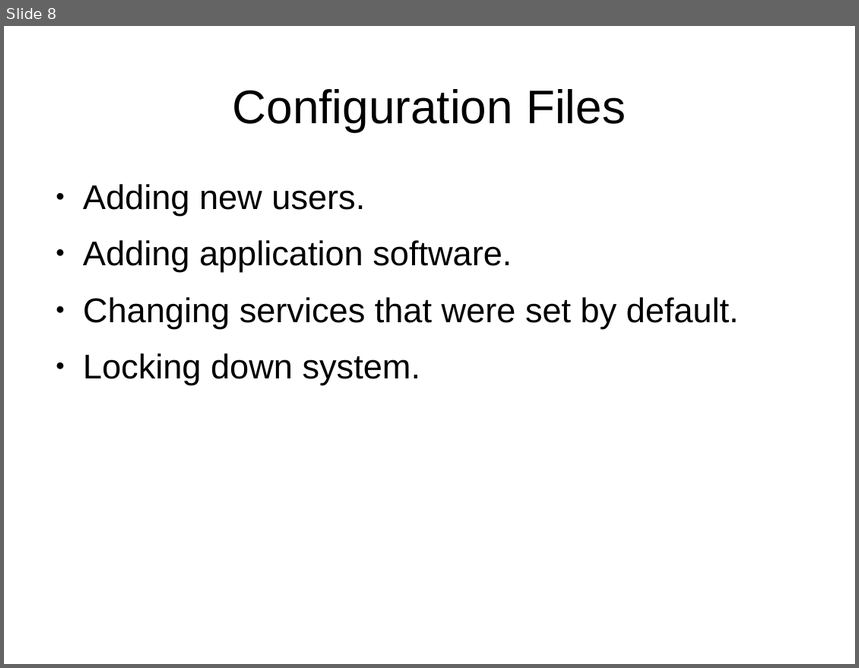
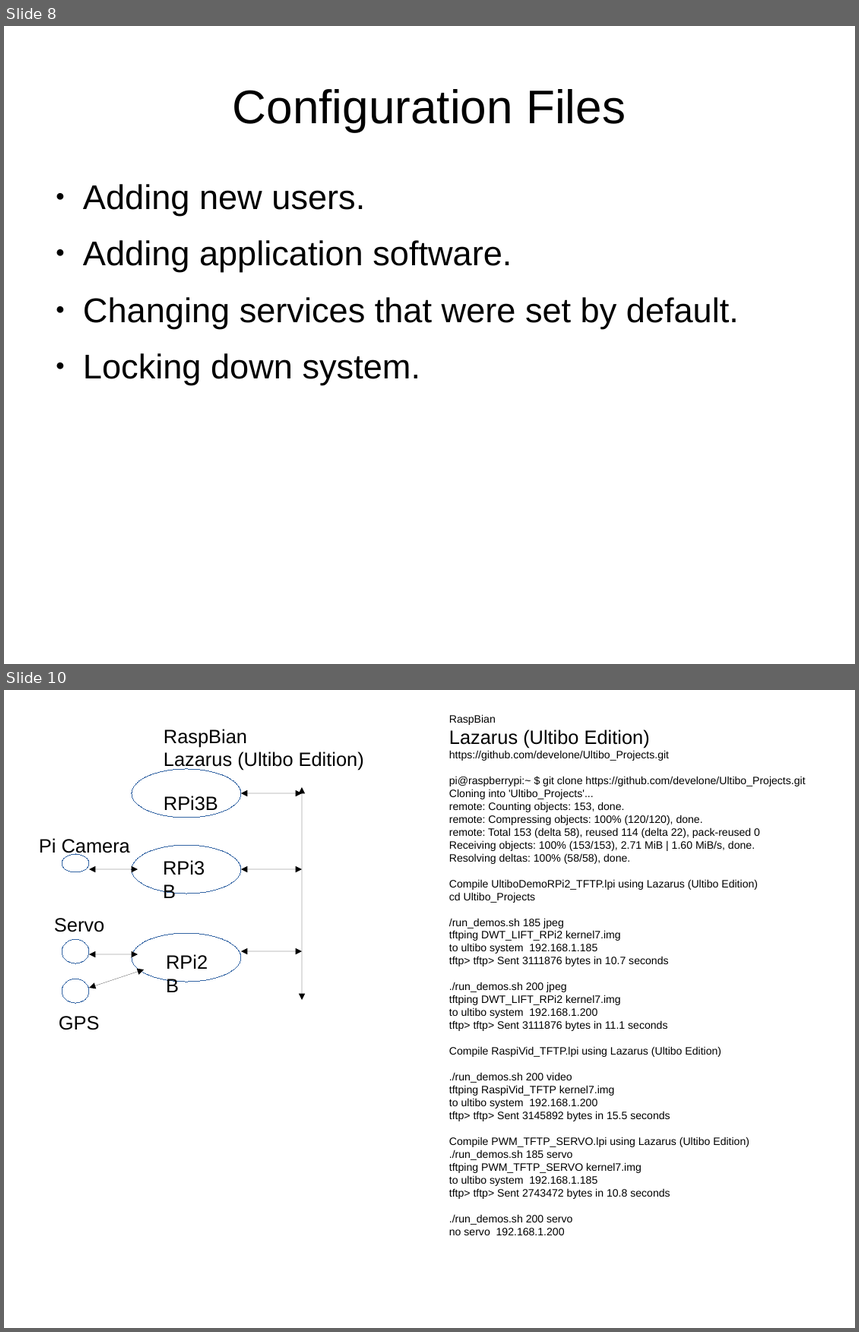
Before and after one commit to develone/raspbian-pi-gen, a slide deck: design.odp. Shown one above the other, each under a label of ours: slide 8 before the commit, slides 8 and 10 after it; the slides between them are not shown. The pictures are 859x668 and 859x1332 pixels, drawn with LibreOffice and Linux fonts; fonts in the diff are those of the drawing. Boxes give left, top, right and bottom in pixels: in the first picture for what was removed or moved away, otherwise in the second. Text is boxed around its words. In the diff, an @@ line names an element or a change of style, - is before the commit and + after.

Commit message:
This version built in preparation of new RPi3B+ This is using the latest version of Core 03/19/18 from ultibohub.

```diff
--- a/design.odp
+++ b/design.odp
@@ slide 10 added at (x1=4, y1=690, x2=855, y2=1328), background #FFFFFF @@
@@ text added at (x1=164, y1=729, x2=364, y2=771), 18 pt, text #000000 @@
+RaspBian
+Lazarus (Ultibo Edition)
@@ text added at (x1=449, y1=714, x2=805, y2=1236), 10 pt, text #000000 @@
+RaspBian
+Lazarus (Ultibo Edition)
+https://github.com/develone/Ultibo_Projects.git
+pi@raspberrypi:~ $ git clone https://github.com/develone/Ultibo_Projects.git
+Cloning into 'Ultibo_Projects'...
+remote: Counting objects: 153, done.
+remote: Compressing objects: 100% (120/120), done.
+remote: Total 153 (delta 58), reused 114 (delta 22), pack-reused 0
+Receiving objects: 100% (153/153), 2.71 MiB | 1.60 MiB/s, done.
+Resolving deltas: 100% (58/58), done.
+Compile UltiboDemoRPi2_TFTP.lpi using Lazarus (Ultibo Edition)
+cd Ultibo_Projects
+/run_demos.sh 185 jpeg
+tftping DWT_LIFT_RPi2 kernel7.img
+to ultibo system 192.168.1.185
+tftp> tftp> Sent 3111876 bytes in 10.7 seconds
+./run_demos.sh 200 jpeg
+tftping DWT_LIFT_RPi2 kernel7.img
+to ultibo system 192.168.1.200
+tftp> tftp> Sent 3111876 bytes in 11.1 seconds
+Compile RaspiVid_TFTP.lpi using Lazarus (Ultibo Edition)
+./run_demos.sh 200 video
+tftping RaspiVid_TFTP kernel7.img
+to ultibo system 192.168.1.200
+tftp> tftp> Sent 3145892 bytes in 15.5 seconds
+Compile PWM_TFTP_SERVO.lpi using Lazarus (Ultibo Edition)
+./run_demos.sh 185 servo
+tftping PWM_TFTP_SERVO kernel7.img
+to ultibo system 192.168.1.185
+tftp> tftp> Sent 2743472 bytes in 10.8 seconds
+./run_demos.sh 200 servo
+no servo 192.168.1.200
@@ ellipse added at (x1=132, y1=769, x2=241, y2=818), fill #FFFFFF, outline #3465A4 0 pt @@
@@ text added at (x1=164, y1=796, x2=218, y2=814), 18 pt, text #000000 @@
+RPi3B
@@ double arrow added from (241, 793) to (302, 793), #000000 0 pt @@
@@ double arrow added from (302, 787) to (302, 1001), #000000 0 pt @@
@@ text added at (x1=39, y1=838, x2=130, y2=856), 18 pt, text #000000 @@
+Pi Camera
@@ ellipse added at (x1=132, y1=845, x2=241, y2=894), fill #FFFFFF, outline #3465A4 0 pt @@
@@ ellipse added at (x1=62, y1=854, x2=89, y2=873), fill #FFFFFF, outline #3465A4 0 pt @@
@@ double arrow added from (89, 869) to (138, 869), #000000 0 pt @@
@@ text added at (x1=155, y1=852, x2=225, y2=904), 18 pt, text #000000 @@
+RPi3B
@@ double arrow added from (241, 869) to (302, 869), #000000 0 pt @@
@@ text added at (x1=54, y1=918, x2=104, y2=932), 18 pt, text #000000 @@
+Servo
@@ ellipse added at (x1=62, y1=939, x2=89, y2=964), fill #FFFFFF, outline #3465A4 0 pt @@
@@ ellipse added at (x1=132, y1=933, x2=241, y2=982), fill #FFFFFF, outline #3465A4 0 pt @@
@@ double arrow added from (89, 955) to (138, 955), #000000 0 pt @@
@@ text added at (x1=158, y1=946, x2=228, y2=998), 18 pt, text #000000 @@
+RPi2B
@@ double arrow added from (241, 952) to (302, 952), #000000 0 pt @@
@@ ellipse added at (x1=62, y1=979, x2=89, y2=1003), fill #FFFFFF, outline #3465A4 0 pt @@
@@ double arrow added from (89, 988) to (144, 970), #000000 0 pt @@
@@ text added at (x1=59, y1=1016, x2=100, y2=1030), 18 pt, text #000000 @@
+GPS
```
Also in this commit, not shown: 5 slides changed, 3 other slides added, 4 other files.
